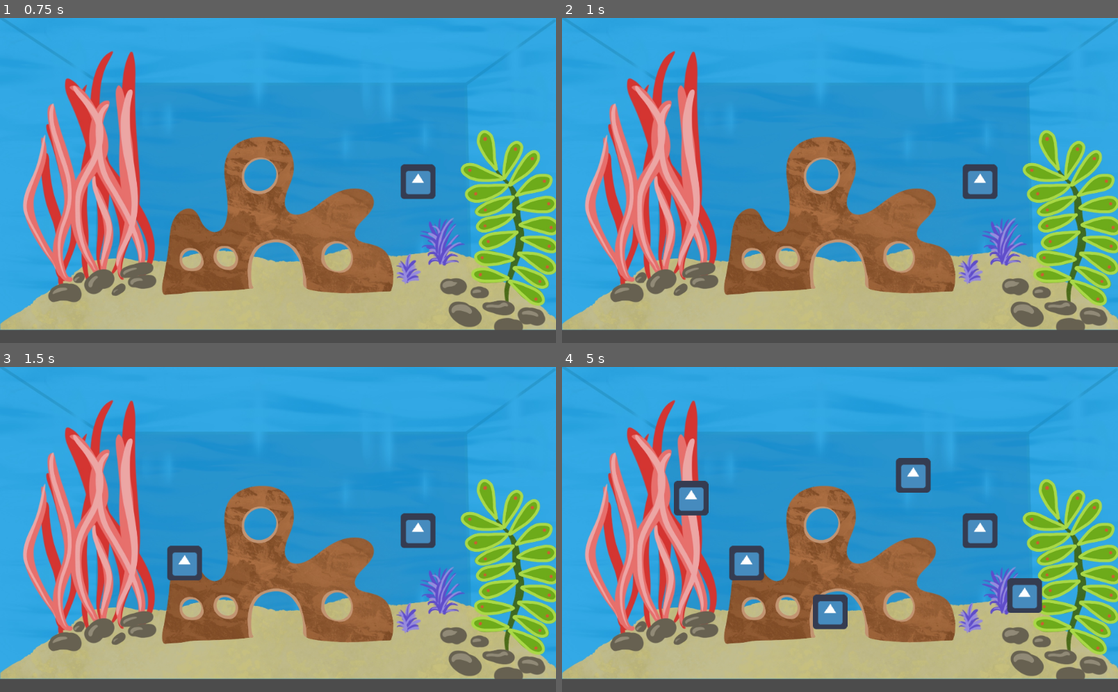
Above: before the commit, frames 1-4 (two rows, left to right).
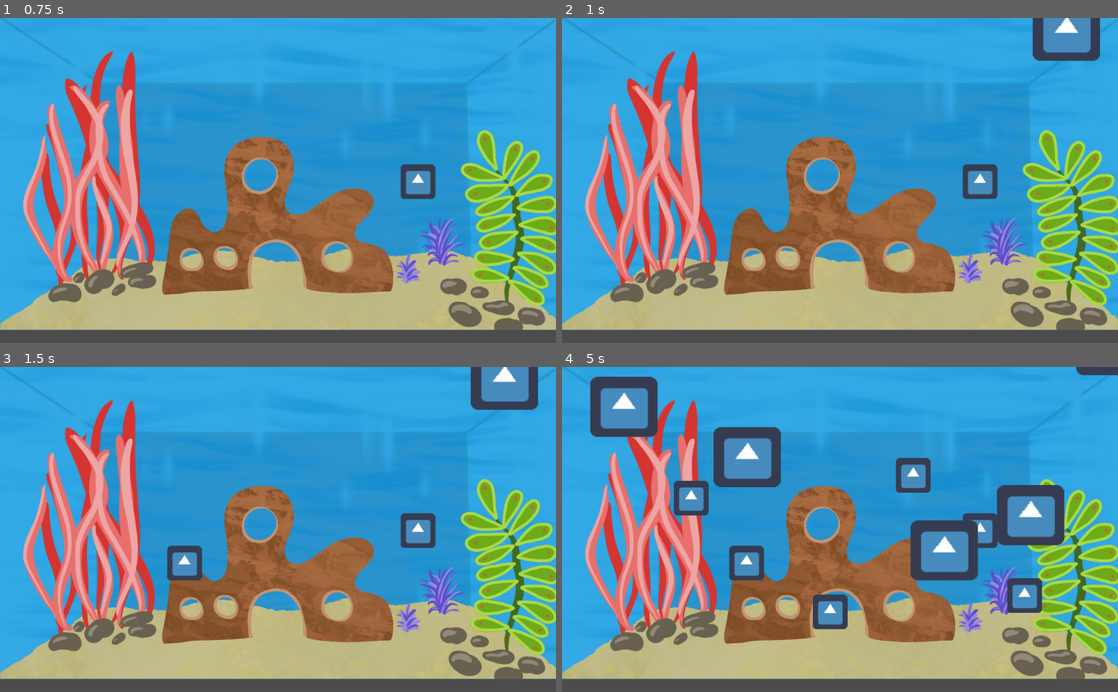
Above: after the commit, the same moments.

Repository: Quinnsicle/Aquarium
Game: Godot game, scene res://Scenes/Aquarium.tscn
The game is run twice, just before and just after one commit, with the same random seed, the same clock (stepped at 60 frames per second) and the same inputs. The engine's default icon, where the game draws it, is replaced by a stand-in: a white triangle on a blue panel in a dark square.
Inputs (mouse positions are in pixels of both pictures, inside the frame that each line leads up to):
- Up to frame 1 (0.75 s): tap Enter at 0.5 s; move the mouse to (400, 164) at 0.52 s; click (400, 164) at 0.6 s
- Up to frame 2 (1 s): no input
- Up to frame 3 (1.5 s): tap Space at 1.25 s; move the mouse to (166, 545) at 1.27 s; click (166, 545) at 1.35 s
- Up to frame 4 (5 s): move the mouse to (895, 458) at 2.02 s; click (895, 458) at 2.1 s; move the mouse to (812, 594) at 2.77 s; click (812, 594) at 2.85 s; move the mouse to (1006, 578) at 3.52 s; click (1006, 578) at 3.6 s; move the mouse to (673, 480) at 4.27 s; click (673, 480) at 4.35 s

Frame 1 is identical in both runs. In frame 2, 1.6% of the frame differs, in the area x 84-97%, y 0-14%; in frame 3, 1.6%; in frame 4, 9.1%, in the area x 5-100%, y 0-66%.

Commit message:
Bubble Spawn Changes

Diff:
--- a/KinematicBody2D.gd
+++ b/KinematicBody2D.gd
@@ -10,10 +10,10 @@
 		pass
 	elif state == 1:
 		motion.x = 50
-		motion.y = -10
+		motion.y = -20
 	elif state == 2:
 		motion.x = -50
-		motion.y = -10
+		motion.y = -20
 
 	move_and_slide(motion, Vector2(0, -1))
 
--- a/Scenes/Aquarium.tscn
+++ b/Scenes/Aquarium.tscn
@@ -10,3 +10,7 @@
 position = Vector2( 512, 288 )
 scale = Vector2( 0.533333, 0.533333 )
 texture = ExtResource( 1 )
+
+[node name="Timer" type="Timer" parent="."]
+autostart = true
+[connection signal="timeout" from="Timer" to="." method="_on_Timer_timeout"]
--- a/Scenes/Bubble.tscn
+++ b/Scenes/Bubble.tscn
@@ -12,14 +12,13 @@
 script = ExtResource( 2 )
 
 [node name="icon" type="Sprite" parent="KinematicBody2D"]
-position = Vector2( 473.762, 272.943 )
 scale = Vector2( 1.93287, 1.73578 )
 texture = ExtResource( 1 )
 
 [node name="CollisionShape2D" type="CollisionShape2D" parent="KinematicBody2D"]
-position = Vector2( 473.762, 271.529 )
 shape = SubResource( 1 )
 
 [node name="Timer" type="Timer" parent="KinematicBody2D"]
+wait_time = 0.8
 autostart = true
 [connection signal="timeout" from="KinematicBody2D/Timer" to="KinematicBody2D" method="_on_Timer_timeout"]
--- a/Scripts/Aquarium.gd
+++ b/Scripts/Aquarium.gd
@@ -8,7 +8,7 @@
 
 
 func _process(delta):
-	# Spawn food on left click
+		# Spawn food on left click
 	if Input.is_action_just_pressed("spawn_food"):
 		var scene = load("res://Scenes/Food.tscn")
 		var food = scene.instance()
@@ -16,3 +16,20 @@
 		var mouse_position = get_viewport().get_mouse_position()
 		food.position = mouse_position
 		add_child(food)
+
+
+
+
+func _on_Timer_timeout():
+	var rand = RandomNumberGenerator.new()
+	var screen_size = get_viewport().get_visible_rect().size
+	var bubble_scene = load("res://Scenes/Bubble.tscn")
+	var bubble_spawn = bubble_scene.instance()
+	rand.randomize()
+	var x = rand.randf_range(0,screen_size.x)
+	rand.randomize()
+	var y = rand.randf_range(0, screen_size.y)
+	bubble_spawn.position.y = y
+	bubble_spawn.position.x = x
+	add_child(bubble_spawn)
+	pass # Replace with function body.
